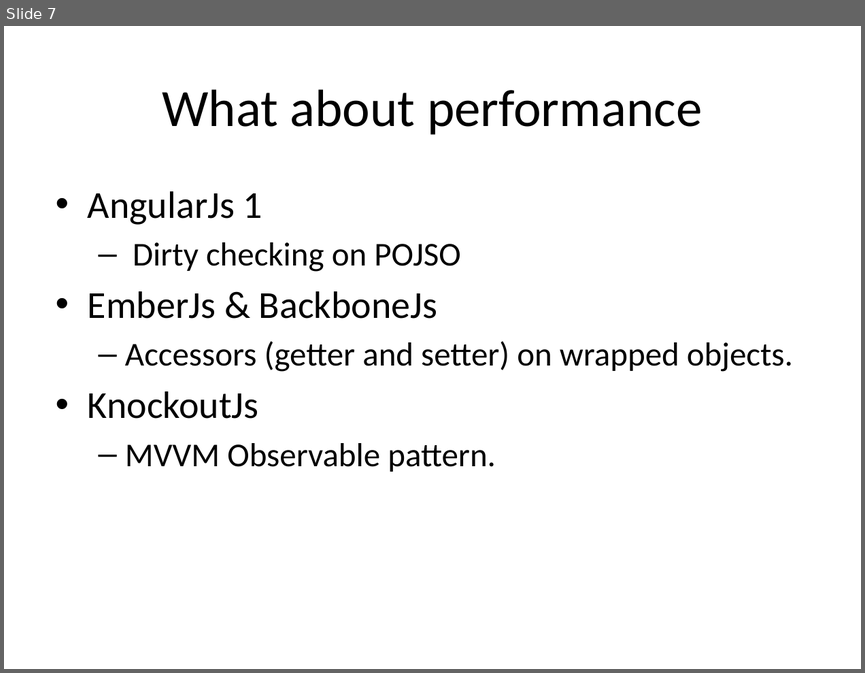
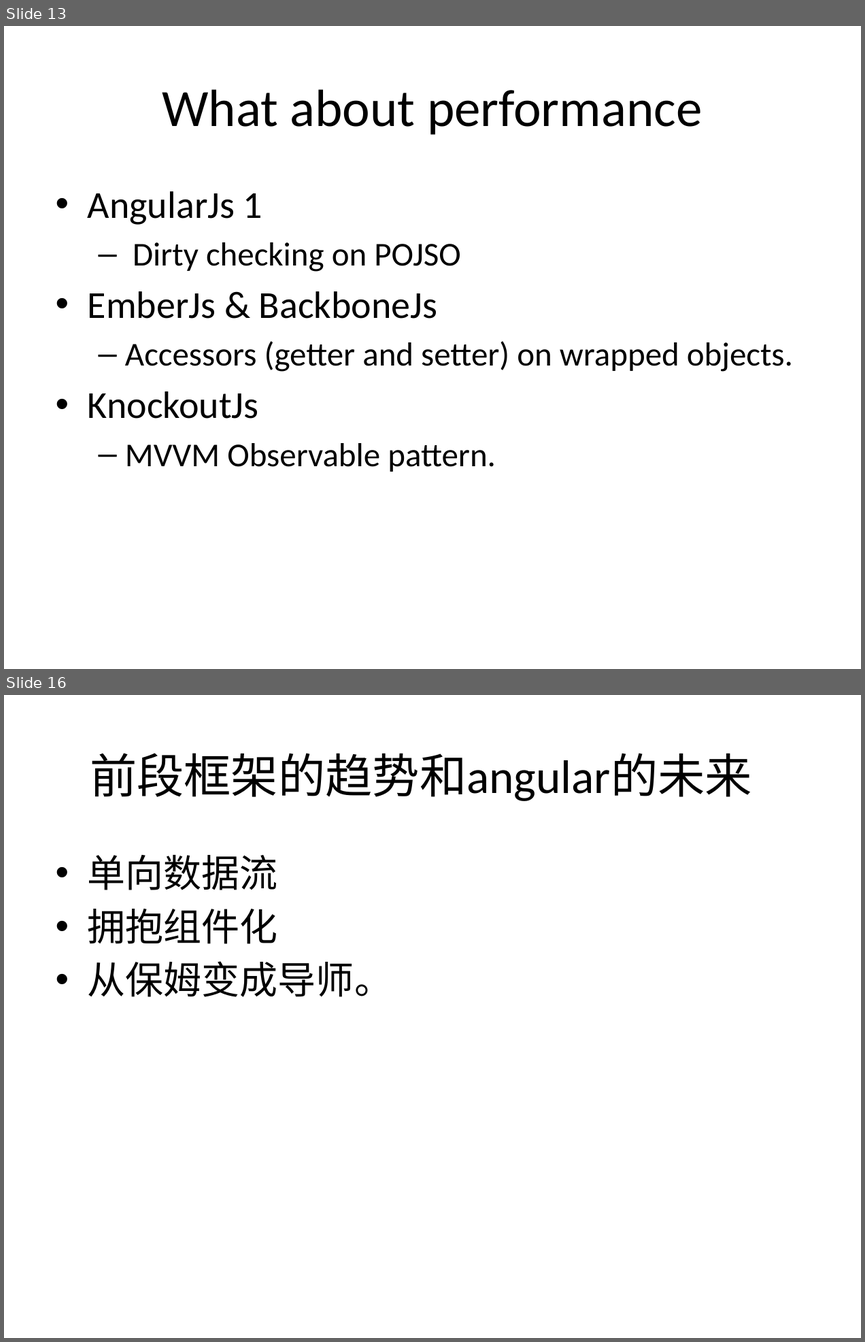
Before and after one commit to SijieCai/angular-performance-demo, a slide deck: angular1.x核心机制分析及性能实战.pptx. Shown one above the other, each under a label of ours: slide 7 before the commit, slides 13 and 16 after it; the slides between them are not shown. The pictures are 865x673 and 865x1342 pixels, drawn with LibreOffice and Linux fonts; fonts in the diff are those of the drawing. Boxes give left, top, right and bottom in pixels: in the first picture for what was removed or moved away, otherwise in the second. Text is boxed around its words. In the diff, an @@ line names an element or a change of style, - is before the commit and + after.

```diff
--- a/angular1.x核心机制分析及性能实战.pptx
+++ b/angular1.x核心机制分析及性能实战.pptx
@@ slide 16 added at <box>4,695,861,1338</box>, background #FFFFFF @@
@@ title added at <box>90,753,752,801</box>, 39.6 pt, text #000000 @@
+前段框架的趋势和angular的未来
@@ text added at <box>88,855,392,997</box>, 32 pt, text #000000 @@
+• 单向数据流
+• 拥抱组件化
+• 从保姆变成导师。
@@ what was slide 7 is now slide 13 @@
```
Also in this commit, not shown: 3 slides changed, 7 other slides added, 9 slides removed, 6 other files.
